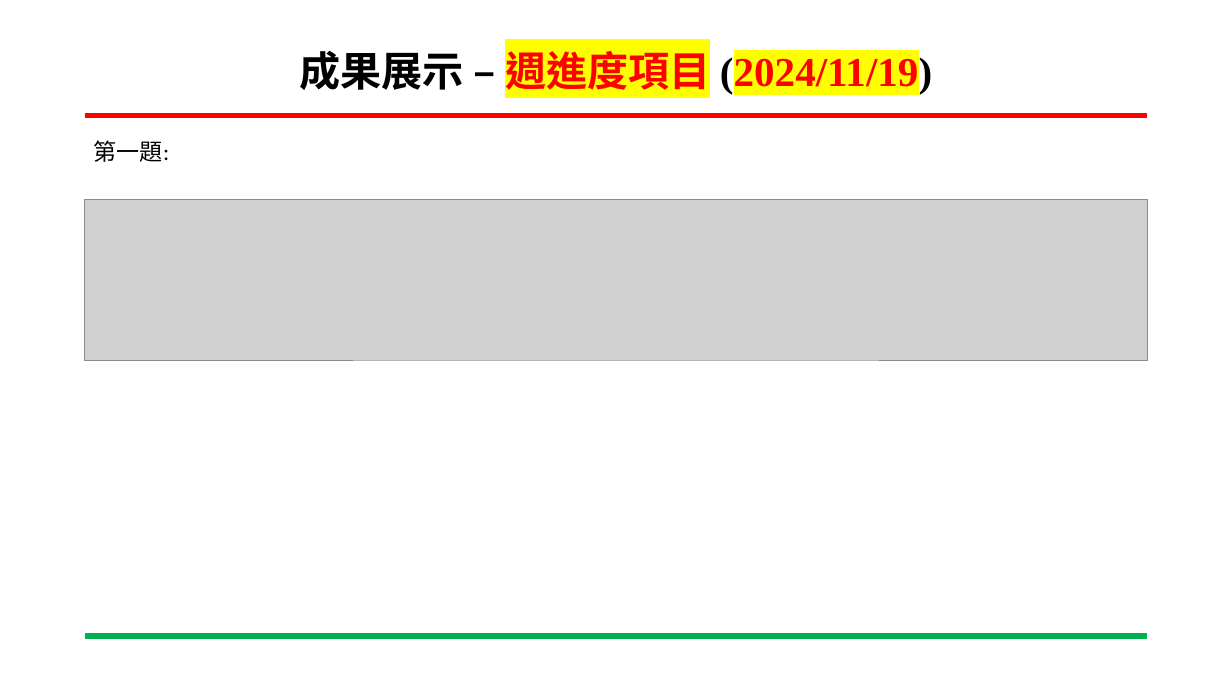
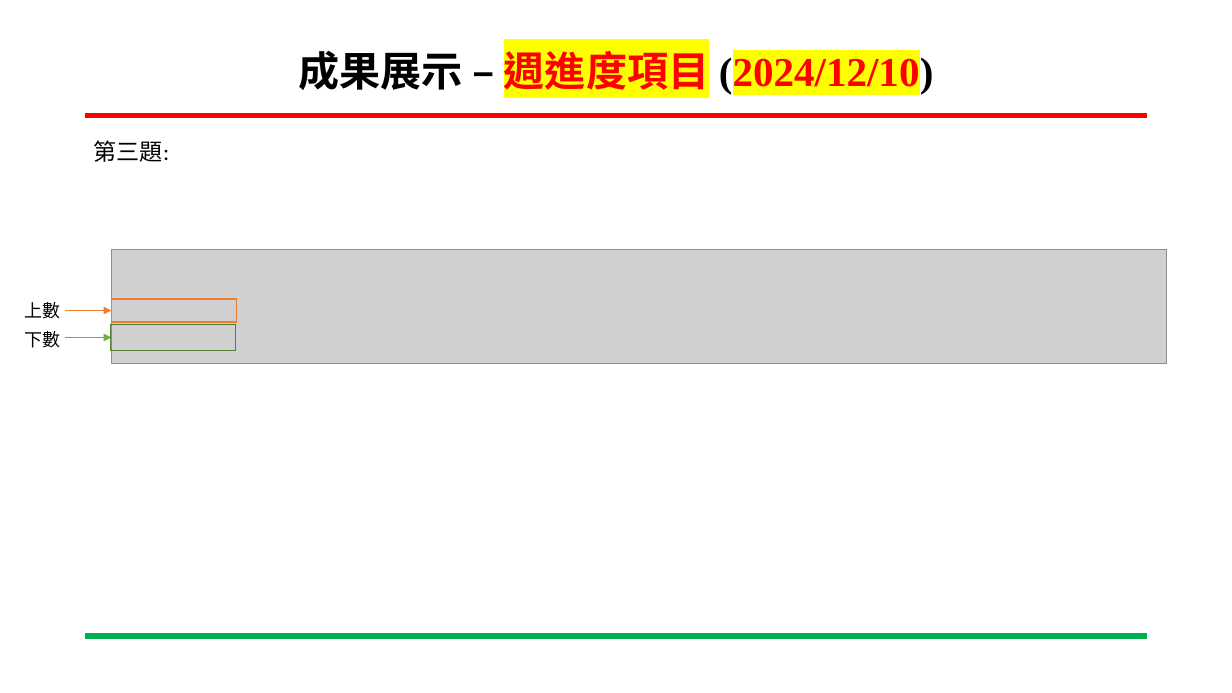
Before and after one commit to xuanaka/SoC_lab, a slide deck: slide 11 of 專案進度報告.pptx (slide 12 before the commit). Drawn at 1232x693 pixels with LibreOffice and Linux fonts; fonts in the diff are those of the drawing; grey boxes stand for pictures; background and template pictures are left out. Boxes give left, top, right and bottom in pixels: in the first picture for what was removed or moved away, otherwise in the second. Text is boxed around its words. In the diff, an @@ line names an element or a change of style, - is before the commit and + after.

Commit message:
專案進度報告
第三題

```diff
--- a/專案進度報告.pptx
+++ b/專案進度報告.pptx
@@ title at [298,51,934,94]: text changed @@
-成果展示 – 週進度項目 (2024/11/19)
+成果展示 – 週進度項目 (2024/12/10)
@@ text at [94,140,169,162]: text changed @@
-第一題:
+第三題:
@@ picture: place and size @@
-picture at [85,200,1148,360]
+picture at [112,250,1167,364]
@@ rectangle added at [112,299,237,323], outline #ED7D31 1 pt @@
@@ text added at [25,302,61,319], 14 pt, text #000000 @@
+上數
@@ arrow added from (66, 311) to (112, 311), #ED7D31 0.5 pt @@
@@ rectangle added at [111,324,236,350], outline #538035 1 pt @@
@@ text added at [24,331,60,348], 14 pt, text #000000 @@
+下數
@@ arrow added from (66, 337) to (112, 337), #70AD47 0.5 pt @@
```
Also in this commit, not shown: 12 other slides changed, 2 slides removed.
